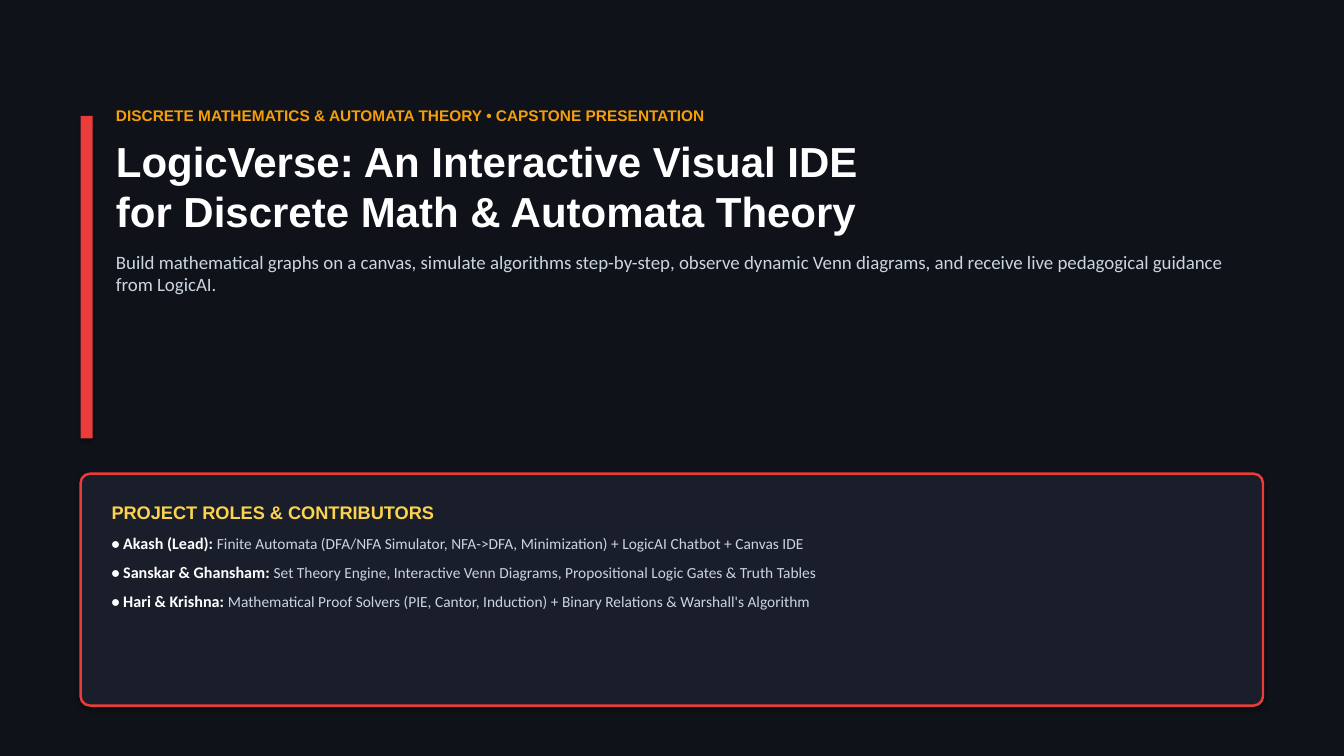
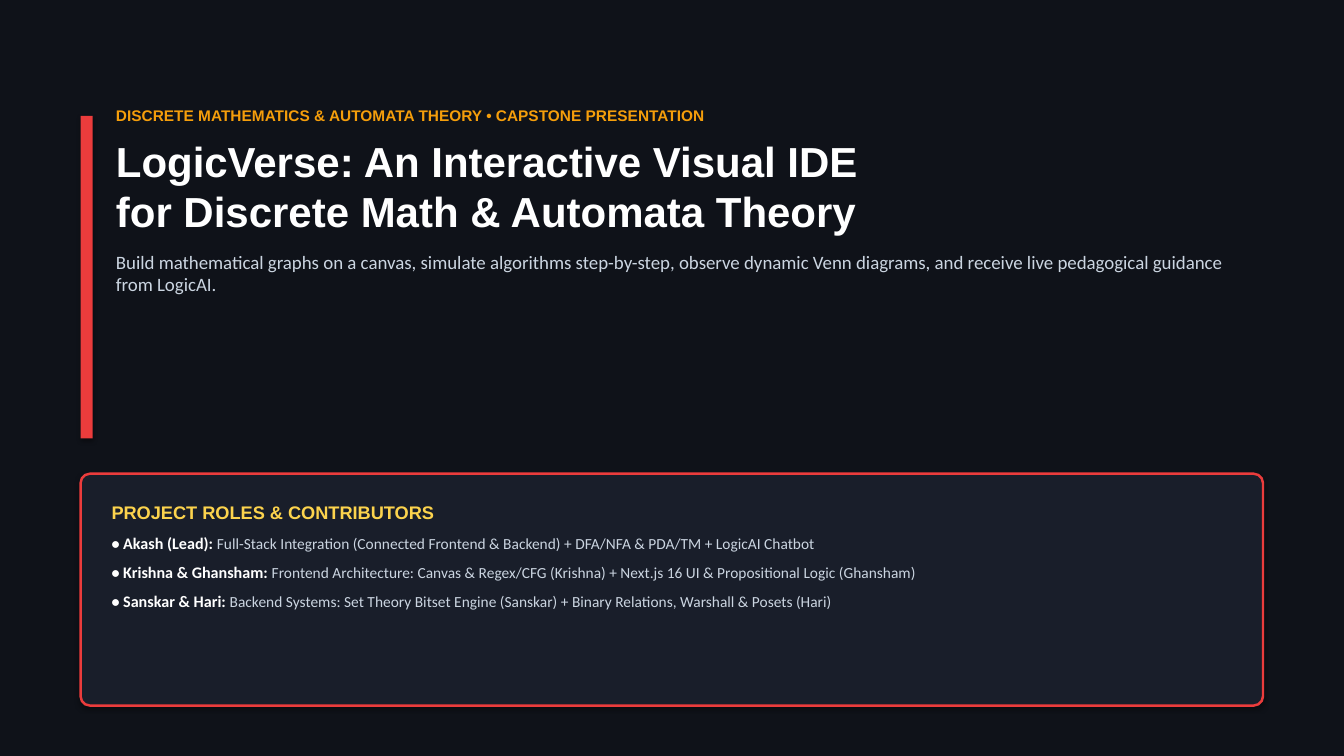
Before and after one commit to akash20065ray-sys/Logic_verse, a slide deck: slide 1 of LogicVerse_Presentation_With_Names.pptx. Drawn at 1344x756 pixels with LibreOffice and Linux fonts; fonts in the diff are those of the drawing. Boxes give left, top, right and bottom in pixels: in the first picture for what was removed or moved away, otherwise in the second. Text is boxed around its words. In the diff, an @@ line names an element or a change of style, - is before the commit and + after.

```diff
--- a/LogicVerse_Presentation_With_Names.pptx
+++ b/LogicVerse_Presentation_With_Names.pptx
@@ text in rounded rectangle at <box>123,537,916,610</box>: text changed @@
-• Akash (Lead): Finite Automata (DFA/NFA Simulator, NFA->DFA, Minimization) + LogicAI Chatbot + Canvas IDE
-• Sanskar & Ghansham: Set Theory Engine, Interactive Venn Diagrams, Propositional Logic Gates & Truth Tables
-• Hari & Krishna: Mathematical Proof Solvers (PIE, Cantor, Induction) + Binary Relations & Warshall's Algorithm
+• Akash (Lead): Full-Stack Integration (Connected Frontend & Backend) + DFA/NFA & PDA/TM + LogicAI Chatbot
+• Krishna & Ghansham: Frontend Architecture: Canvas & Regex/CFG (Krishna) + Next.js 16 UI & Propositional Logic (Ghansham)
+• Sanskar & Hari: Backend Systems: Set Theory Bitset Engine (Sanskar) + Binary Relations, Warshall & Posets (Hari)
```
Also in this commit, not shown: 8 other slides changed, 2 other files.
